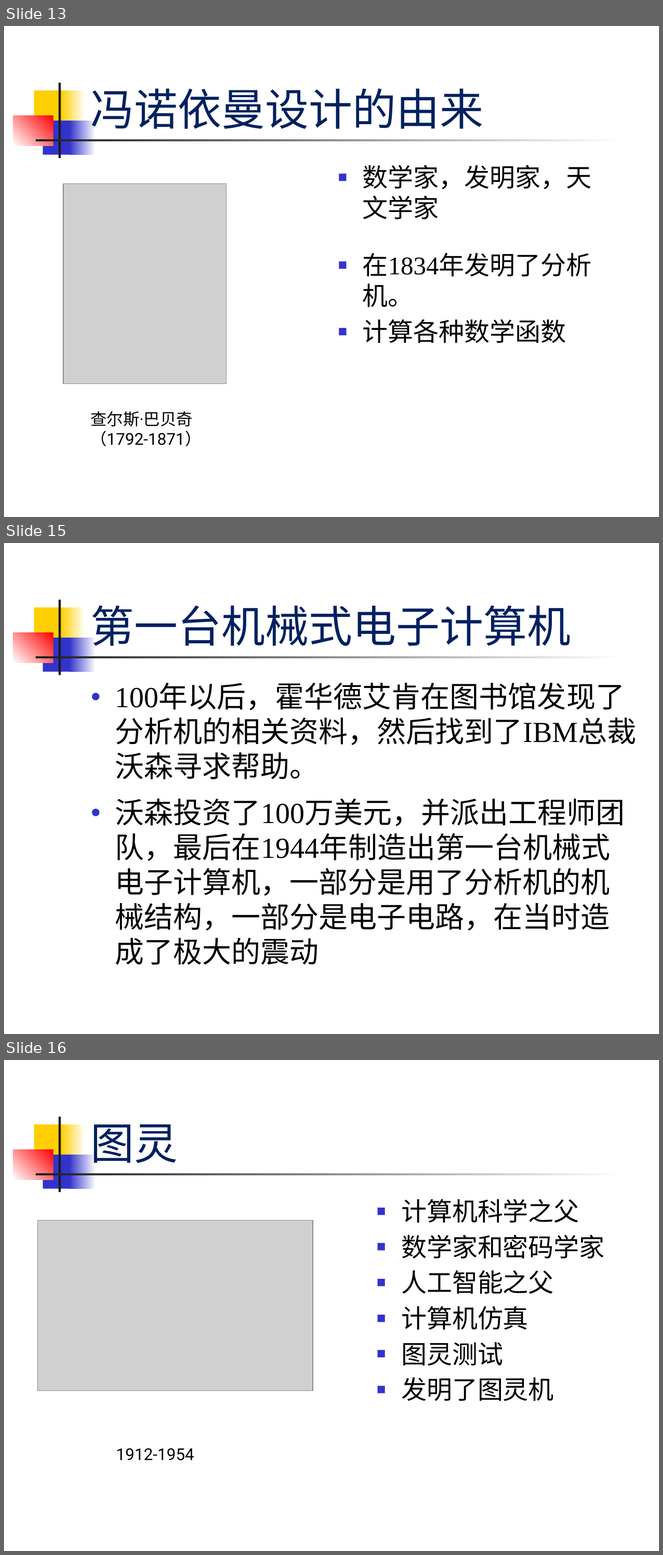
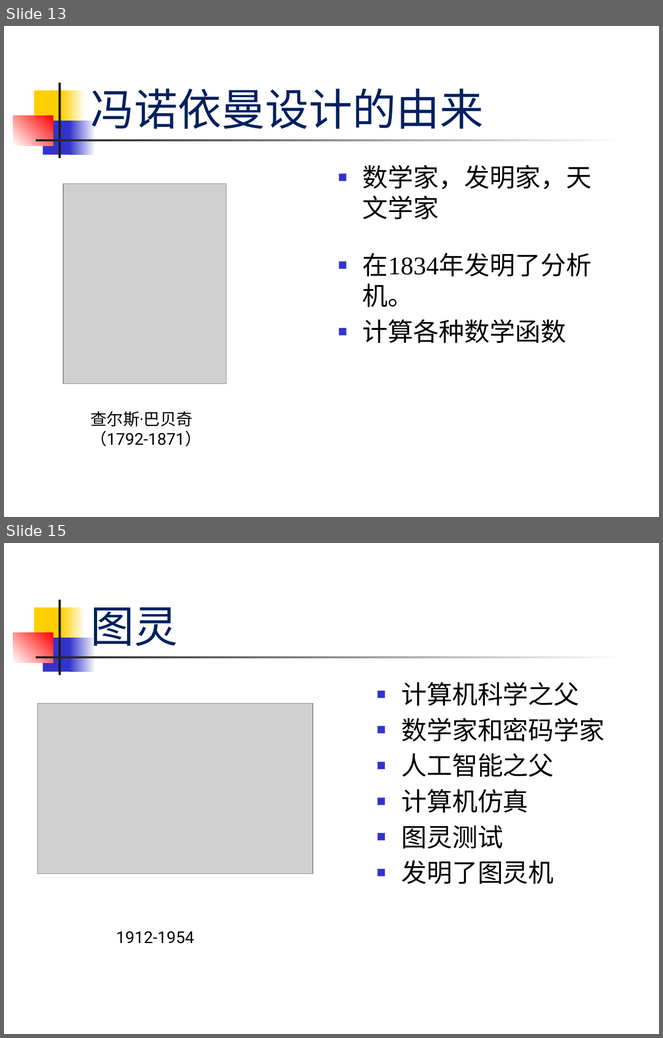
Before and after one commit to sans123wx/class, a slide deck: 计算机应用基础/第1章计算机基础/第1.1章 计算机概述.pptx. Shown one above the other, each under a label of ours: slides 13, 15 and 16 before the commit, slides 13 and 15 after it; the slides between them are not shown. The pictures are 663x1555 and 663x1038 pixels, drawn with LibreOffice and Linux fonts; fonts in the diff are those of the drawing; grey boxes stand for pictures. Boxes give left, top, right and bottom in pixels: in the first picture for what was removed or moved away, otherwise in the second. Text is boxed around its words. In the diff, an @@ line names an element or a change of style, - is before the commit and + after.

```diff
--- a/计算机应用基础/第1章计算机基础/第1.1章 计算机概述.pptx
+++ b/计算机应用基础/第1章计算机基础/第1.1章 计算机概述.pptx
@@ slide 15 removed at [4, 543, 659, 1034], background #FFFFFF; not listed: 7 template elements that a slide beside it also shows @@
@@ title removed at [90, 605, 571, 646] @@
-第一台机械式电子计算机
@@ text removed at [115, 685, 637, 965] @@
-● 100年以后，霍华德艾肯在图书馆发现了分析机的相关资料，然后找到了IBM总裁沃森寻求帮助。
-● 沃森投资了100万美元，并派出工程师团队，最后在1944年制造出第一台机械式电子计算机，一部分是用了分析机的机械结构，一部分是电子电路，在当时造成了极大的震动
@@ what was slide 16 is now slide 15 @@
```
Also in this commit, not shown: 94 slides changed, 1 slide added, 4 other slides removed.
